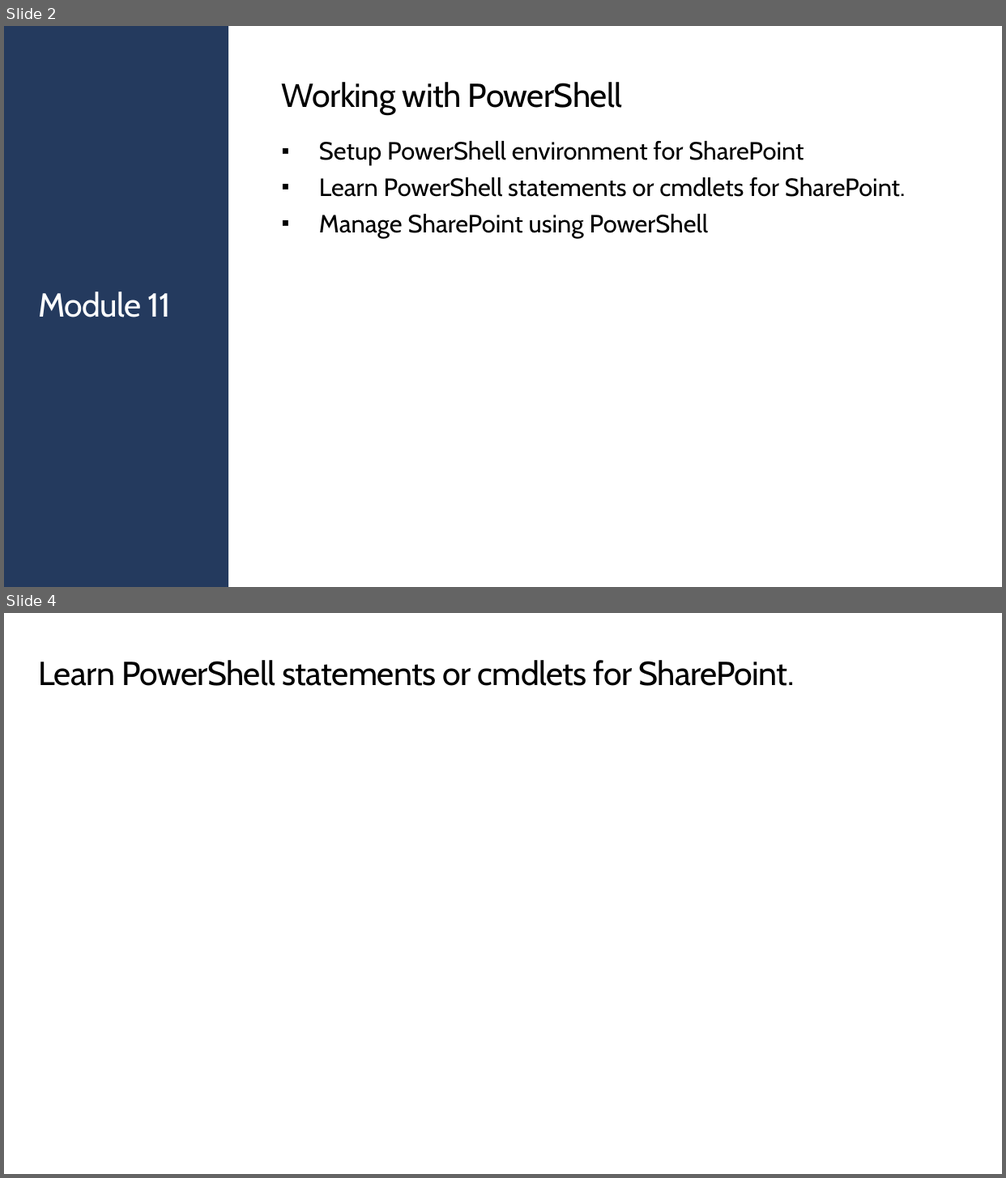
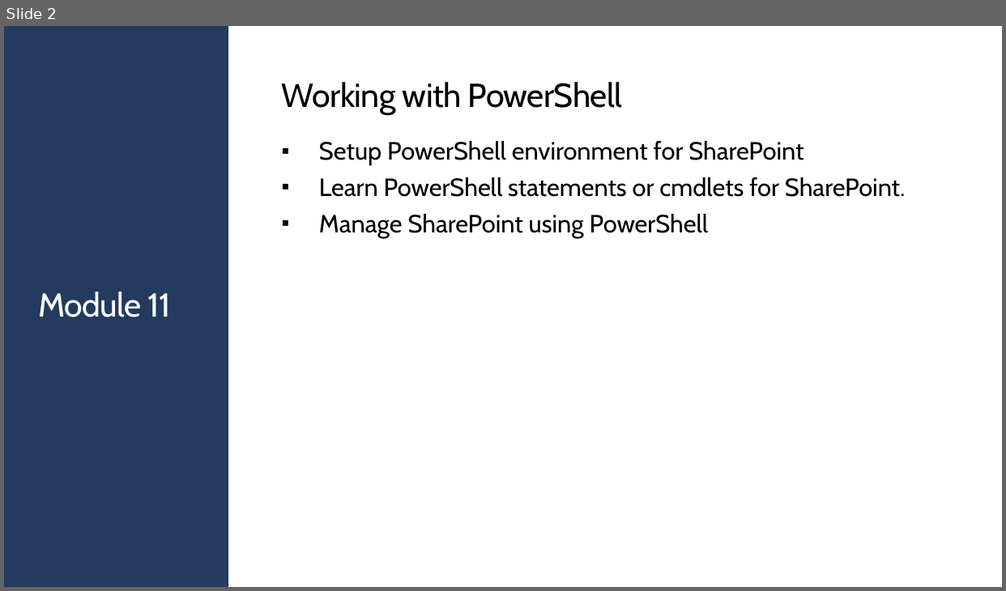
Before and after one commit to JPOWER4/SharePoint-2019-Training, a slide deck: Microsoft SharePoint 2019 Module 11.pptx. Shown one above the other, each under a label of ours: slides 2 and 4 before the commit, slide 2 after it; the slides between them are not shown. The pictures are 1006x1178 and 1006x591 pixels, drawn with LibreOffice and Linux fonts; fonts in the diff are those of the drawing. Boxes give left, top, right and bottom in pixels: in the first picture for what was removed or moved away, otherwise in the second. Text is boxed around its words. In the diff, an @@ line names an element or a change of style, - is before the commit and + after.

```diff
--- a/Microsoft SharePoint 2019 Module 11.pptx
+++ b/Microsoft SharePoint 2019 Module 11.pptx
@@ slide 4 removed at [4, 613, 1002, 1174], background #FFFFFF @@
@@ title removed at [38, 660, 795, 686] @@
-Learn PowerShell statements or cmdlets for SharePoint.
```
Also in this commit, not shown: 6 slides added, 2 other slides removed, 1 other file.
